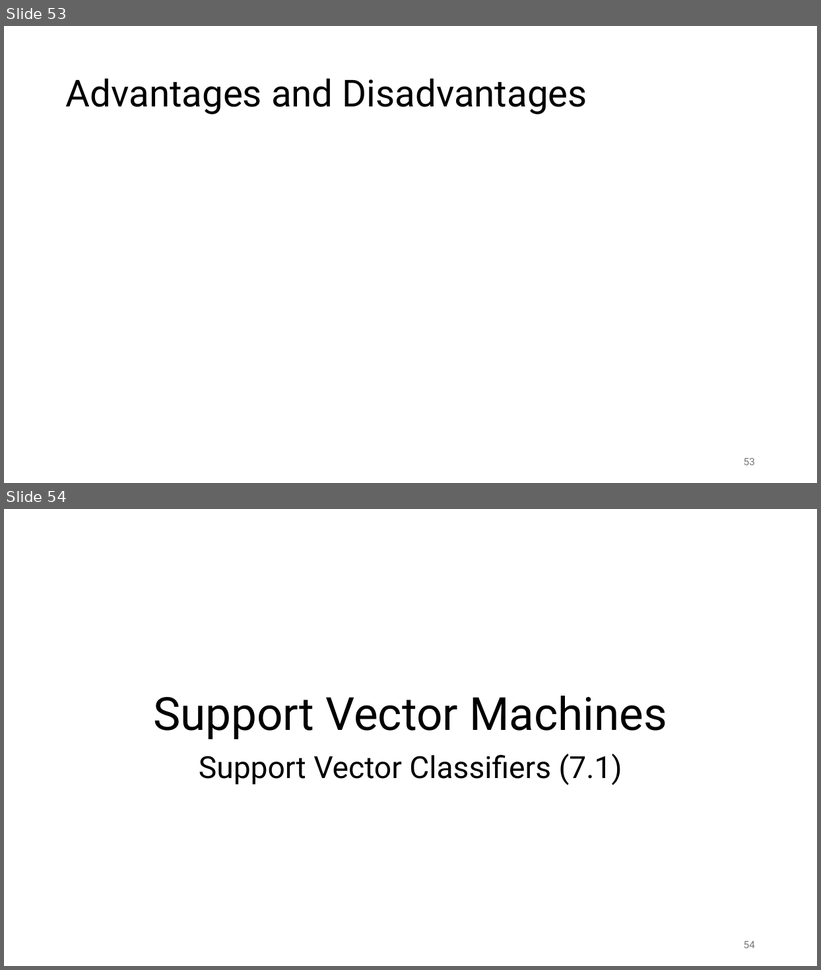
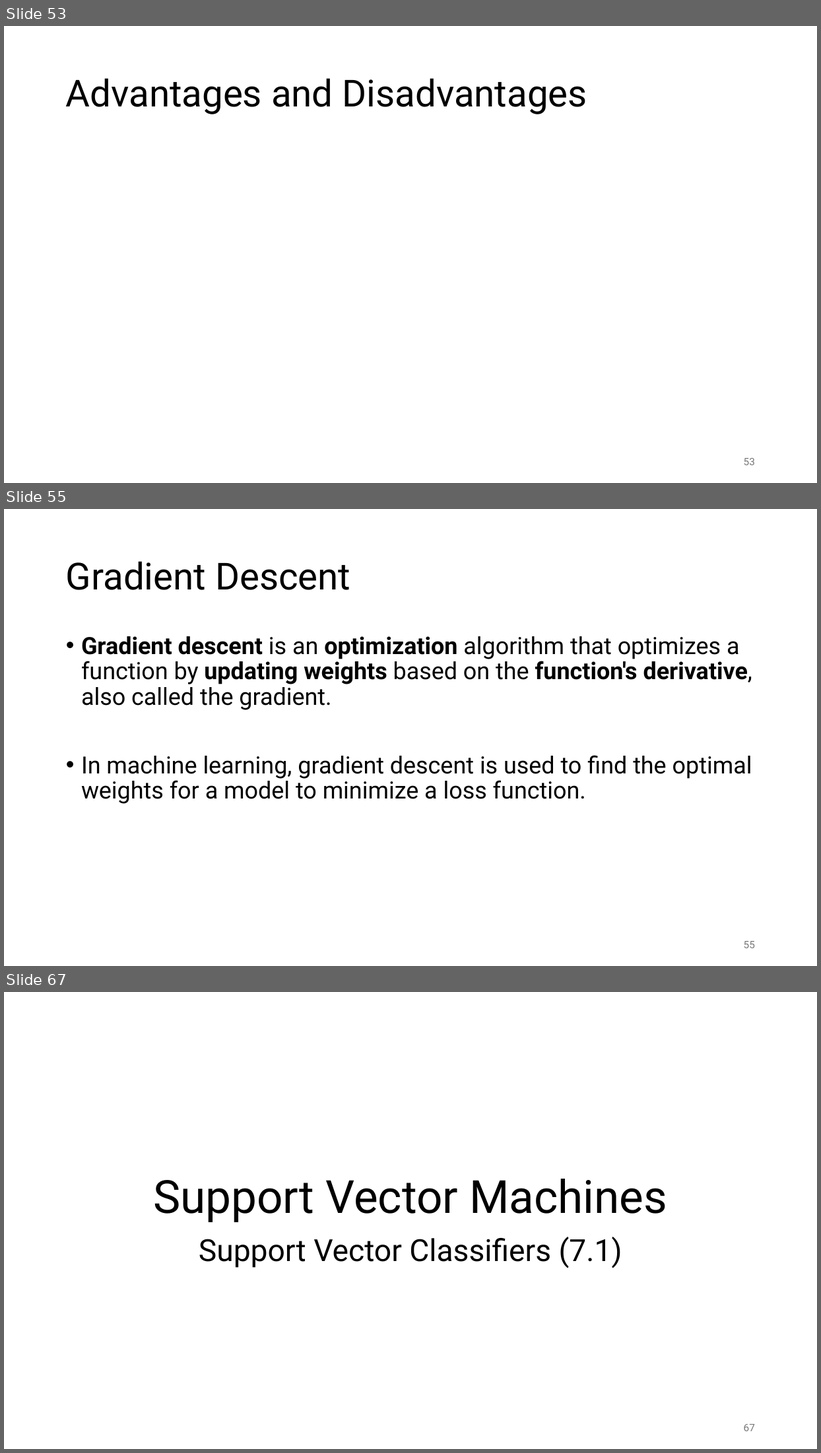
Before and after one commit to lwinmoe/lwinmoe.github.io, a slide deck: static/docs/chapter_378.pptx. Shown one above the other, each under a label of ours: slides 53 and 54 before the commit, slides 53, 55 and 67 after it; the slides between them are not shown. The pictures are 821x970 and 821x1453 pixels, drawn with LibreOffice and Linux fonts; fonts in the diff are those of the drawing; grey boxes stand for pictures. Boxes give left, top, right and bottom in pixels: in the first picture for what was removed or moved away, otherwise in the second. Text is boxed around its words. In the diff, an @@ line names an element or a change of style, - is before the commit and + after.

Commit message:
pptx.

```diff
--- a/static/docs/chapter_378.pptx
+++ b/static/docs/chapter_378.pptx
@@ slide 55 added at (4, 509, 817, 966), background #FFFFFF @@
@@ title added at (66, 561, 350, 590), 44 pt, text #000000 @@
+Gradient Descent
@@ text added at (81, 636, 752, 804), 28 pt, text #000000 @@
+• Gradient descent is an optimization algorithm that optimizes a function by updating weights based on the function's derivative, also called the gradient.
+• In machine learning, gradient descent is used to find the optimal weights for a model to minimize a loss function.
@@ page number added at (744, 941, 755, 949), 12 pt, text #797979 @@
+55
@@ what was slide 54 is now slide 67 @@
@@ page number at (744, 1424, 755, 1432): text changed @@
-54
+67
```
Also in this commit, not shown: 12 other slides added.
